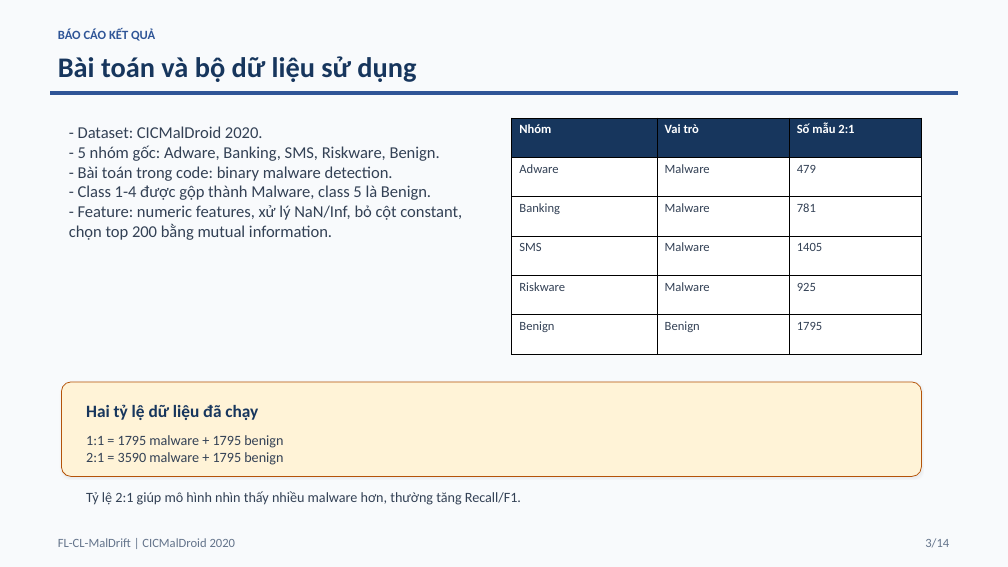
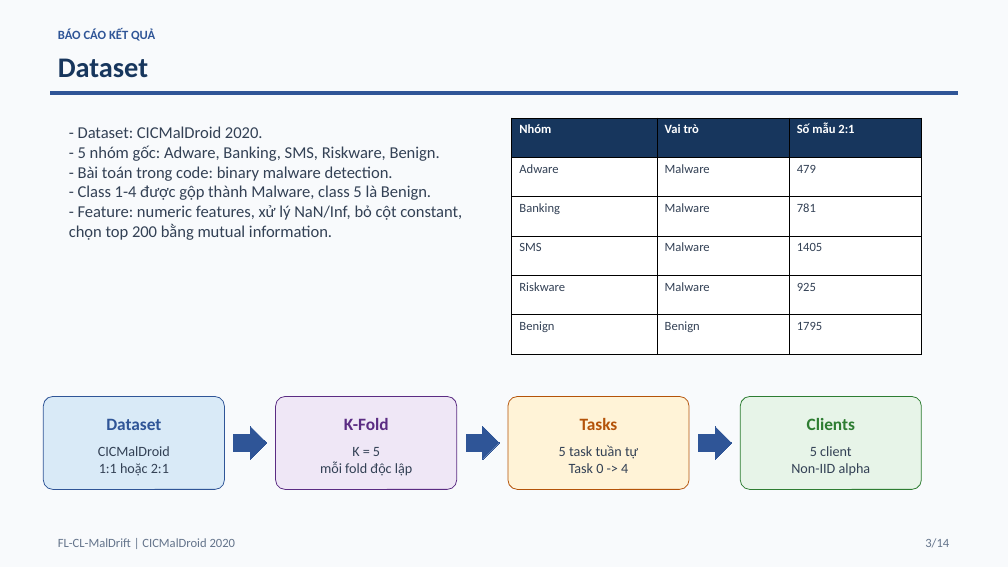
Before and after one commit to hlphuong/fl-cl-maldrift-v2, a slide deck: slide 3 of BAO_CAO_KET_QUA_FL_CL_MalDrift.pptx. Drawn at 1008x567 pixels with LibreOffice and Linux fonts; fonts in the diff are those of the drawing. Boxes give left, top, right and bottom in pixels: in the first picture for what was removed or moved away, otherwise in the second. Text is boxed around its words. In the diff, an @@ line names an element or a change of style, - is before the commit and + after.

Commit message:
sửa slide

```diff
--- a/BAO_CAO_KET_QUA_FL_CL_MalDrift.pptx
+++ b/BAO_CAO_KET_QUA_FL_CL_MalDrift.pptx
@@ text at <box>58,58,148,78</box>: text changed @@
-Bài toán và bộ dữ liệu sử dụng
+Dataset
@@ rounded rectangle added at <box>43,396,225,489</box>, fill #D9EAF7, outline #2F5597 0.75 pt @@
@@ text removed at <box>86,404,258,420</box> @@
-Hai tỷ lệ dữ liệu đã chạy
@@ text added at <box>106,419,161,430</box>, 16.5 pt, text #2F5597, bold @@
+Dataset
@@ rounded rectangle added at <box>276,396,457,489</box>, fill #EFE7F6, outline #5B2C83 0.75 pt @@
@@ text added at <box>344,418,389,430</box>, 16.5 pt, text #5B2C83, bold @@
+K-Fold
@@ rounded rectangle: place and size @@
-rounded rectangle at <box>61,382,922,476</box>
+rounded rectangle at <box>508,396,690,489</box>
@@ rounded rectangle at <box>508,396,690,489</box>: shadow off; proportions changed @@
@@ text added at <box>580,418,618,430</box>, 16.5 pt, text #B45309, bold @@
+Tasks
@@ rounded rectangle added at <box>740,396,922,489</box>, fill #E7F4E8, outline #2E7D32 0.75 pt @@
@@ text added at <box>807,418,855,430</box>, 16.5 pt, text #2E7D32, bold @@
+Clients
@@ text removed at <box>86,435,521,505</box> @@
-1:1 = 1795 malware + 1795 benign
-2:1 = 3590 malware + 1795 benign
-Tỷ lệ 2:1 giúp mô hình nhìn thấy nhiều malware hơn, thường tăng Recall/F1.
@@ text added at <box>98,446,170,476</box>, 13.5 pt, text #334155 @@
+CICMalDroid
+1:1 hoặc 2:1
@@ right arrow added at <box>234,426,267,460</box>, fill #2F5597, outline #2F5597 0 pt @@
@@ text added at <box>320,447,412,476</box>, 13.5 pt, text #334155 @@
+K = 5
+mỗi fold độc lập
@@ right arrow added at <box>467,426,500,460</box>, fill #2F5597, outline #2F5597 0 pt @@
@@ text added at <box>559,445,638,473</box>, 13.5 pt, text #334155 @@
+5 task tuần tự
+Task 0 -> 4
@@ right arrow added at <box>699,426,732,460</box>, fill #2F5597, outline #2F5597 0 pt @@
@@ text added at <box>791,446,871,475</box>, 13.5 pt, text #334155 @@
+5 client
+Non-IID alpha
```
Also in this commit, not shown: 7 other slides changed, 1 slide added, 1 slide removed, 1 other file.
